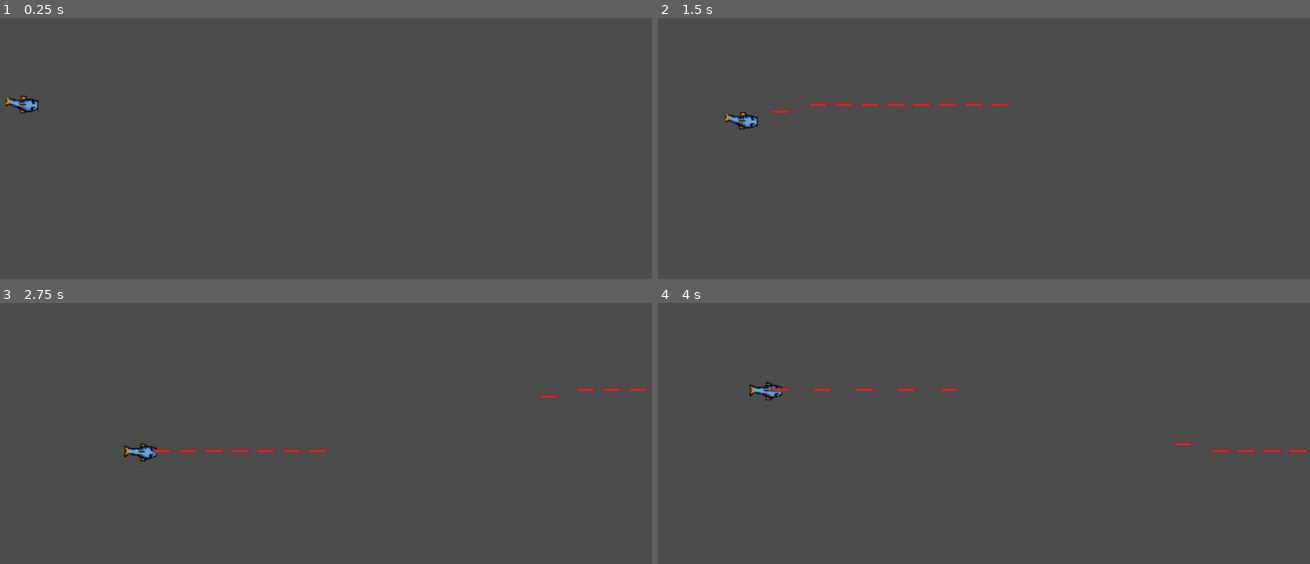
Above: before the commit, frames 1-4 (two rows, left to right).
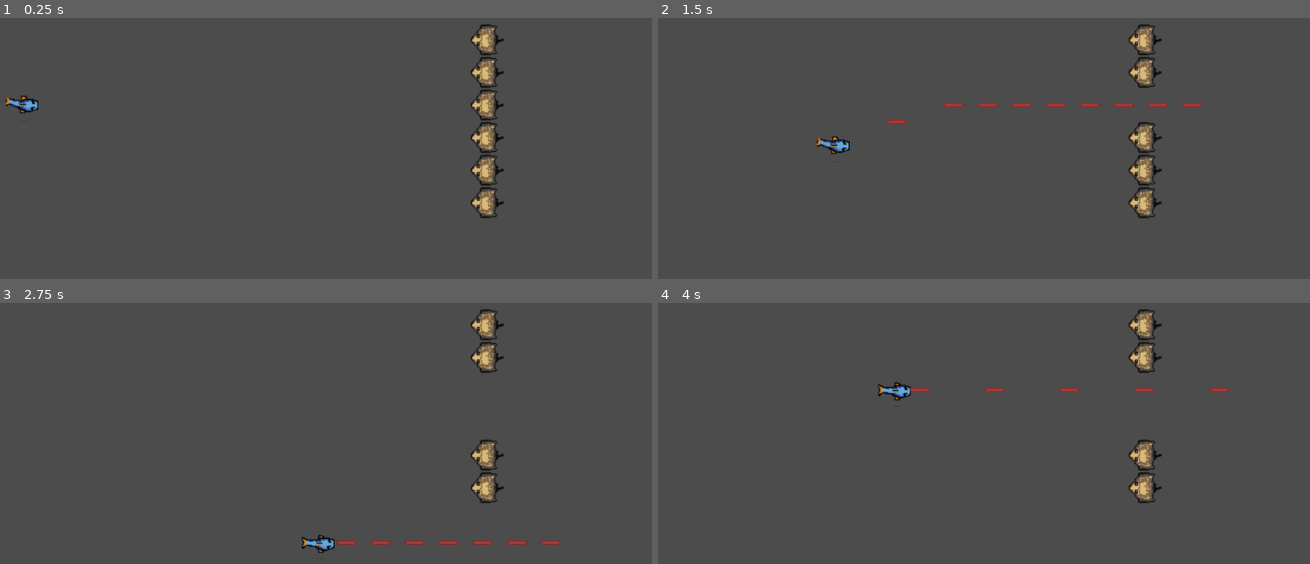
Above: after the commit, the same moments.

Repository: rcoconnor/LaserFish
Game: Godot game, scene res://MainScene.tscn
Two runs of this game, one before a commit and one after it. Both use one fixed random seed, a clock stepped at 60 frames per second and the inputs below.
Inputs:
- Up to frame 1 (0.25 s): no input
- Up to frame 2 (1.5 s): tap Enter at 0.5 s; hold Right (ui_right) 0.53-1.28 s; hold Space (fire) 0.53-1.28 s; hold Down (ui_down) from 1.28 s (still down); tap Space (fire) at 1.35 s
- Up to frame 3 (2.75 s): release Down (ui_down) at 2.03 s; hold Right (ui_right) from 2.03 s (still down); hold Space (fire) from 2.03 s (still down)
- Up to frame 4 (4 s): release Right (ui_right) at 2.78 s; release Space (fire) at 2.78 s; hold Up (ui_up) 2.78-3.53 s; tap Space (fire) at 2.85 s; hold Left (ui_left) from 3.53 s (still down); hold Space (fire) from 3.53 s (still down)

The runs differ from the first frame. In frame 1, 1.9% of the frame differs, in the area x 72-78%, y 2-77%; in frame 2, 2.6%, in the area x 10-84%, y 2-77%; in frame 3, 2.5%; in frame 4, 2.3%.

Commit message:
added enemies and bullet detection

Diff:
--- a/Bullet/Bullet.tscn
+++ b/Bullet/Bullet.tscn
@@ -1,14 +1,25 @@
-[gd_scene load_steps=3 format=2]
+[gd_scene load_steps=4 format=2]
 
 [ext_resource path="res://Bullet/sheet.png" type="Texture" id=1]
 [ext_resource path="res://Bullet/Bullet.gd" type="Script" id=2]
 
+[sub_resource type="CapsuleShape2D" id=1]
+radius = 5.55207
+height = 47.3282
+
 [node name="Bullet" type="Node2D"]
 scale = Vector2( 0.5, 0.5 )
 script = ExtResource( 2 )
+speed = 800
 
 [node name="Sprite" type="Sprite" parent="."]
 rotation = 1.5708
 texture = ExtResource( 1 )
 region_enabled = true
 region_rect = Rect2( 843, 846, 13, 57 )
+
+[node name="Area2D" type="Area2D" parent="."]
+
+[node name="CollisionShape2D" type="CollisionShape2D" parent="Area2D"]
+rotation = 1.5708
+shape = SubResource( 1 )
--- /dev/null
+++ b/Enemy/Enemy.gd
@@ -0,0 +1,21 @@
+extends KinematicBody2D
+
+
+# Declare member variables here. Examples:
+# var a = 2
+# var b = "text"
+
+
+# Called when the node enters the scene tree for the first time.
+func _ready():
+	pass # Replace with function body.
+
+
+func _on_Area2D_area_entered(_area):
+	print("collision detected!")
+	queue_free()
+
+
+# Called every frame. 'delta' is the elapsed time since the previous frame.
+#func _process(delta):
+#	pass
--- /dev/null
+++ b/Enemy/Enemy.tscn
@@ -0,0 +1,30 @@
+[gd_scene load_steps=4 format=2]
+
+[ext_resource path="res://fishsprites.png" type="Texture" id=1]
+[ext_resource path="res://Enemy/Enemy.gd" type="Script" id=2]
+
+[sub_resource type="CapsuleShape2D" id=1]
+radius = 14.0817
+height = 3.25987
+
+[node name="Enemy" type="KinematicBody2D"]
+script = ExtResource( 2 )
+
+[node name="CollisionShape2D" type="CollisionShape2D" parent="."]
+visible = false
+rotation = 1.5708
+shape = SubResource( 1 )
+
+[node name="Sprite" type="Sprite" parent="."]
+texture = ExtResource( 1 )
+region_enabled = true
+region_rect = Rect2( 0, 160, 32, 32 )
+
+[node name="Area2D" type="Area2D" parent="."]
+position = Vector2( -1, -3.61999e-06 )
+rotation = 1.5708
+
+[node name="CollisionShape2D2" type="CollisionShape2D" parent="Area2D"]
+shape = SubResource( 1 )
+
+[connection signal="area_entered" from="Area2D" to="." method="_on_Area2D_area_entered"]
--- a/MainScene.tscn
+++ b/MainScene.tscn
@@ -1,9 +1,34 @@
-[gd_scene load_steps=2 format=2]
+[gd_scene load_steps=3 format=2]
 
 [ext_resource path="res://Player/Player.tscn" type="PackedScene" id=1]
+[ext_resource path="res://Enemy/Enemy.tscn" type="PackedScene" id=2]
 
 [node name="Node2D" type="Node2D"]
+
+[node name="Enemy" parent="." instance=ExtResource( 2 )]
+position = Vector2( 781.884, 300 )
+scale = Vector2( 1.5, 1.5 )
 
 [node name="Player" parent="." instance=ExtResource( 1 )]
 position = Vector2( 98.951, 300 )
 scale = Vector2( 1.5, 1.5 )
+
+[node name="Enemy2" parent="." instance=ExtResource( 2 )]
+position = Vector2( 781.884, 348 )
+scale = Vector2( 1.5, 1.5 )
+
+[node name="Enemy3" parent="." instance=ExtResource( 2 )]
+position = Vector2( 781.884, 396 )
+scale = Vector2( 1.5, 1.5 )
+
+[node name="Enemy4" parent="." instance=ExtResource( 2 )]
+position = Vector2( 781.884, 444 )
+scale = Vector2( 1.5, 1.5 )
+
+[node name="Enemy5" parent="." instance=ExtResource( 2 )]
+position = Vector2( 781.884, 252 )
+scale = Vector2( 1.5, 1.5 )
+
+[node name="Enemy6" parent="." instance=ExtResource( 2 )]
+position = Vector2( 781.884, 204 )
+scale = Vector2( 1.5, 1.5 )
--- a/Player/Player.tscn
+++ b/Player/Player.tscn
@@ -28,7 +28,7 @@
 
 [node name="Player" type="KinematicBody2D"]
 script = ExtResource( 2 )
-speed = 120
+speed = 300
 bullet = ExtResource( 3 )
 
 [node name="AnimatedSprite" type="AnimatedSprite" parent="."]
Binary file added: fishsprites.png
Not shown, added: fishsprites.png.import
